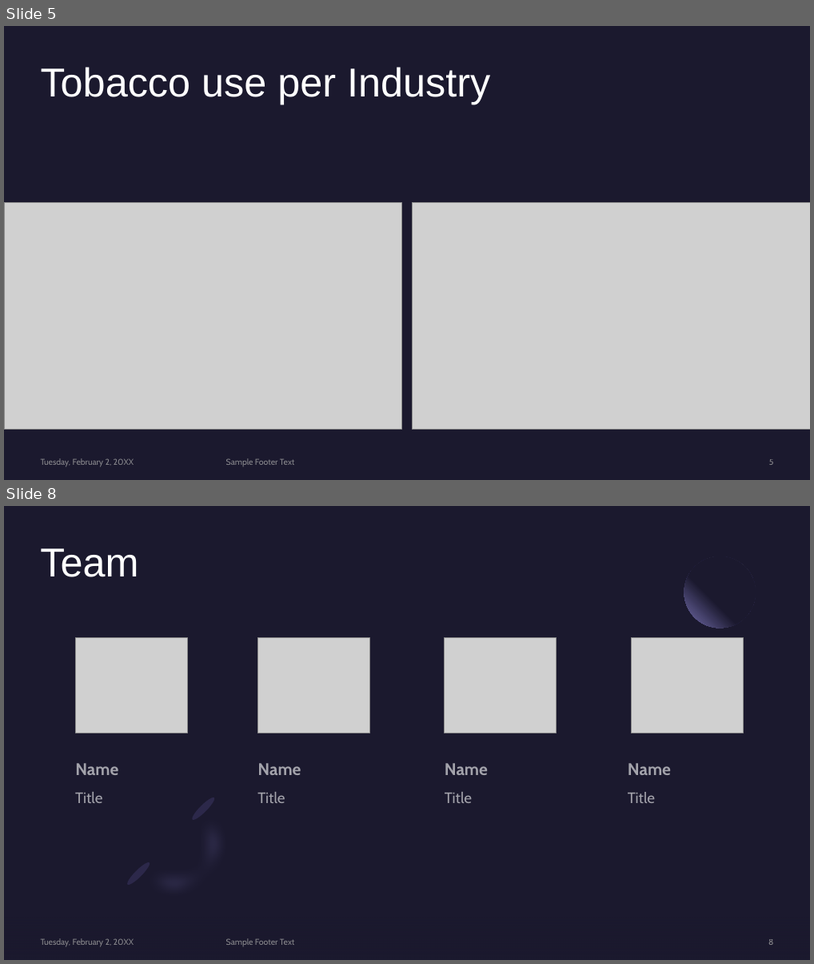
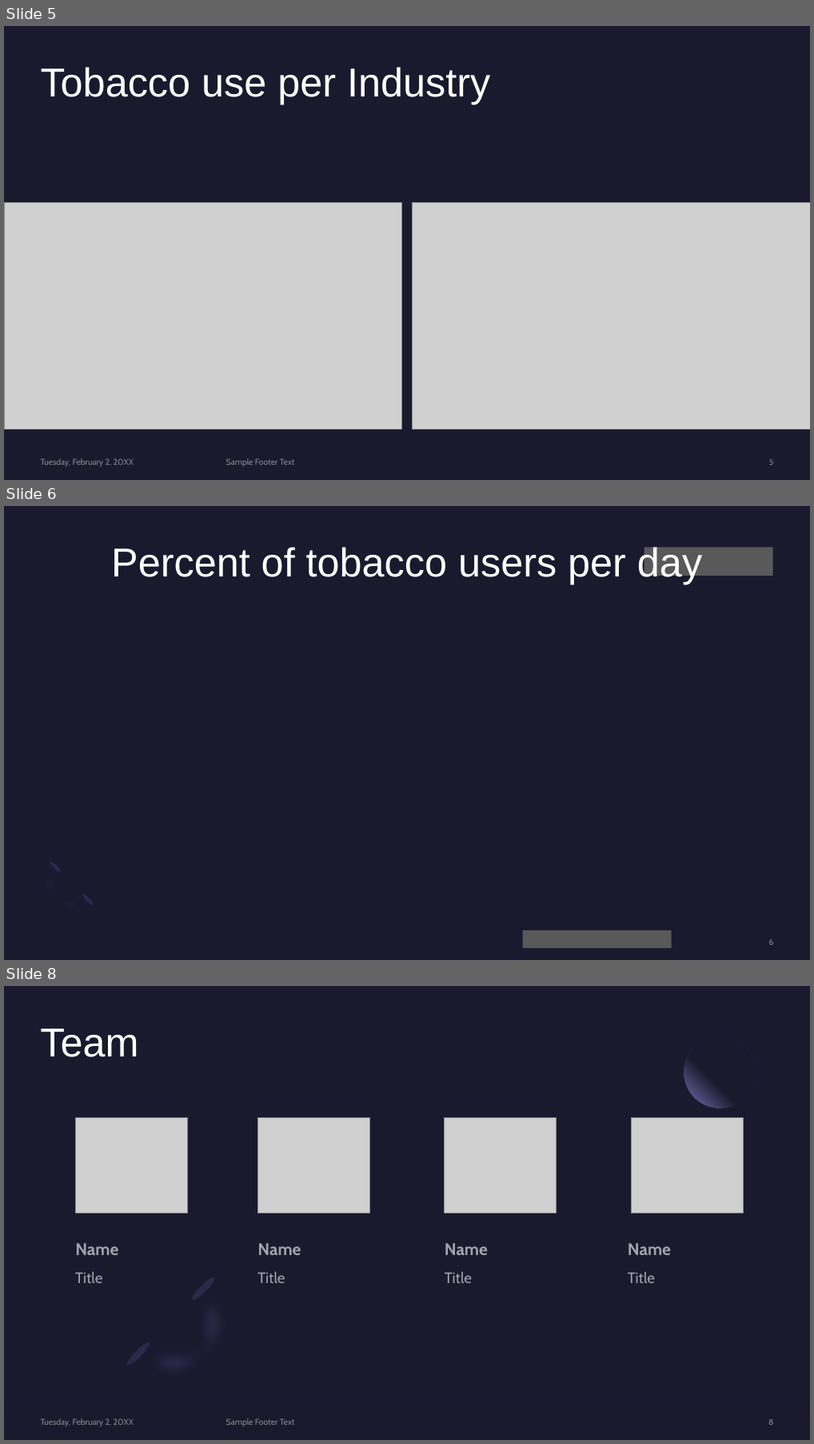
Before and after one commit to AKCase1993/Capstone-NSS-DA7, a slide deck: notebook/Tobacco.pptx. Shown one above the other, each under a label of ours: slides 5 and 8 before the commit, slides 5, 6 and 8 after it; the slides between them are not shown. The pictures are 814x964 and 814x1444 pixels, drawn with LibreOffice and Linux fonts; fonts in the diff are those of the drawing; grey boxes stand for pictures; background and template pictures are left out. Boxes give left, top, right and bottom in pixels: in the first picture for what was removed or moved away, otherwise in the second. Text is boxed around its words. In the diff, an @@ line names an element or a change of style, - is before the commit and + after.

```diff
--- a/notebook/Tobacco.pptx
+++ b/notebook/Tobacco.pptx
@@ slide 6 added at [4, 506, 810, 960], background picture (left out); not listed: 1 template element that a slide beside it also shows @@
@@ title added at [111, 544, 702, 584], 48 pt, text #FFFFFF @@
+Percent of tobacco users per day
@@ rectangle added at [645, 547, 774, 576], fill #595959 @@
@@ ellipse added at [49, 860, 62, 873], fill #2C284A @@
@@ ellipse added at [81, 892, 94, 906], fill #2C284A @@
@@ rectangle added at [523, 930, 672, 948], fill #595959 @@
@@ page number added at [770, 939, 774, 944], 10 pt, text #A6A6A6 at 80% opacity @@
+6
```
Also in this commit, not shown: 2 slides changed, 3 other slides added, 3 slides removed.
